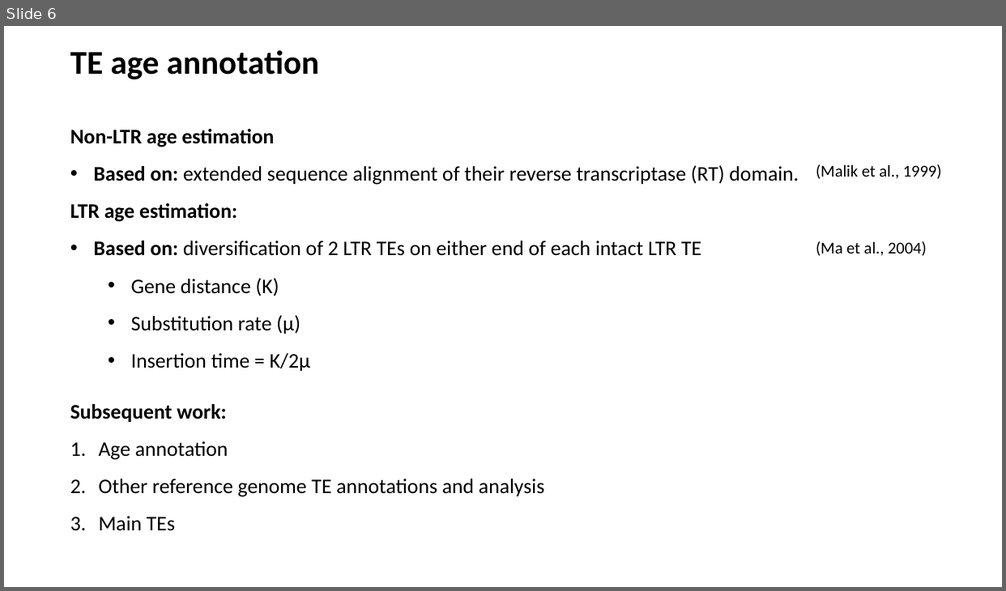
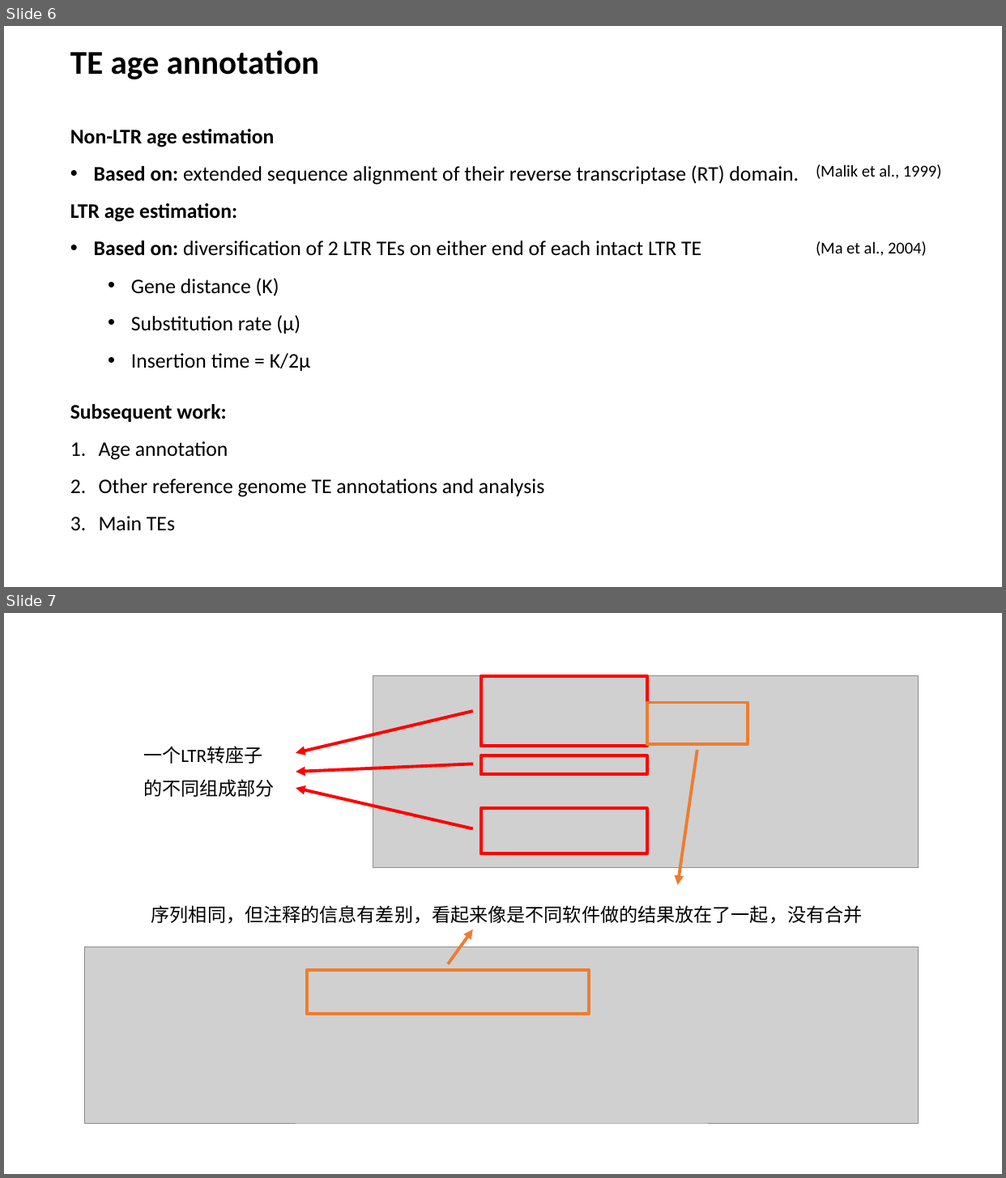
Before and after one commit to SirLearning/GeneticsNotes, a slide deck: undergraduate/Presentation.pptx. Shown one above the other, each under a label of ours: slide 6 before the commit, slides 6 and 7 after it. The pictures are 1006x591 and 1006x1178 pixels, drawn with LibreOffice and Linux fonts; fonts in the diff are those of the drawing; grey boxes stand for pictures. Boxes give left, top, right and bottom in pixels: in the first picture for what was removed or moved away, otherwise in the second. Text is boxed around its words. In the diff, an @@ line names an element or a change of style, - is before the commit and + after.

```diff
--- a/undergraduate/Presentation.pptx
+++ b/undergraduate/Presentation.pptx
@@ slide 7 added at (4,613,1002,1174), background #FFFFFF @@
@@ picture added at (373,676,918,867) @@
@@ rectangle added at (481,676,647,747), outline #FF0000 3 pt @@
@@ rectangle added at (647,703,748,745), outline #ED7D31 3 pt @@
@@ arrow added from (473, 711) to (296, 753), #FF0000 3 pt @@
@@ text added at (143,746,262,764), 18 pt, text #000000 @@
+一个LTR转座子的不同组成部分
@@ rectangle added at (481,756,647,774), outline #FF0000 3 pt @@
@@ arrow added from (697, 750) to (678, 885), #ED7D31 3 pt @@
@@ arrow added from (473, 764) to (296, 772), #FF0000 3 pt @@
@@ arrow added from (473, 828) to (296, 788), #FF0000 3 pt @@
@@ rectangle added at (481,808,647,854), outline #FF0000 3 pt @@
@@ text added at (151,905,863,924), 18 pt, text #000000 @@
+序列相同，但注释的信息有差别，看起来像是不同软件做的结果放在了一起，没有合并
@@ picture added at (85,948,918,1123) @@
@@ arrow added from (448, 964) to (473, 930), #ED7D31 3 pt @@
@@ rectangle added at (307,971,590,1014), outline #ED7D31 3 pt @@
```
Also in this commit, not shown: 1 other slide added, 1 other file.
